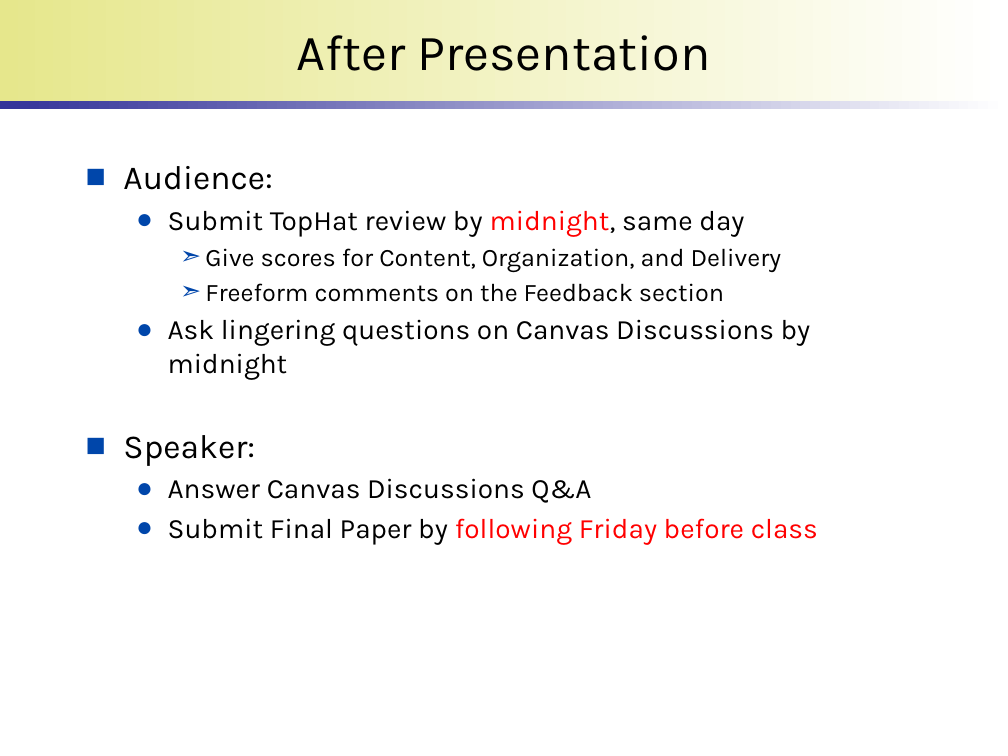
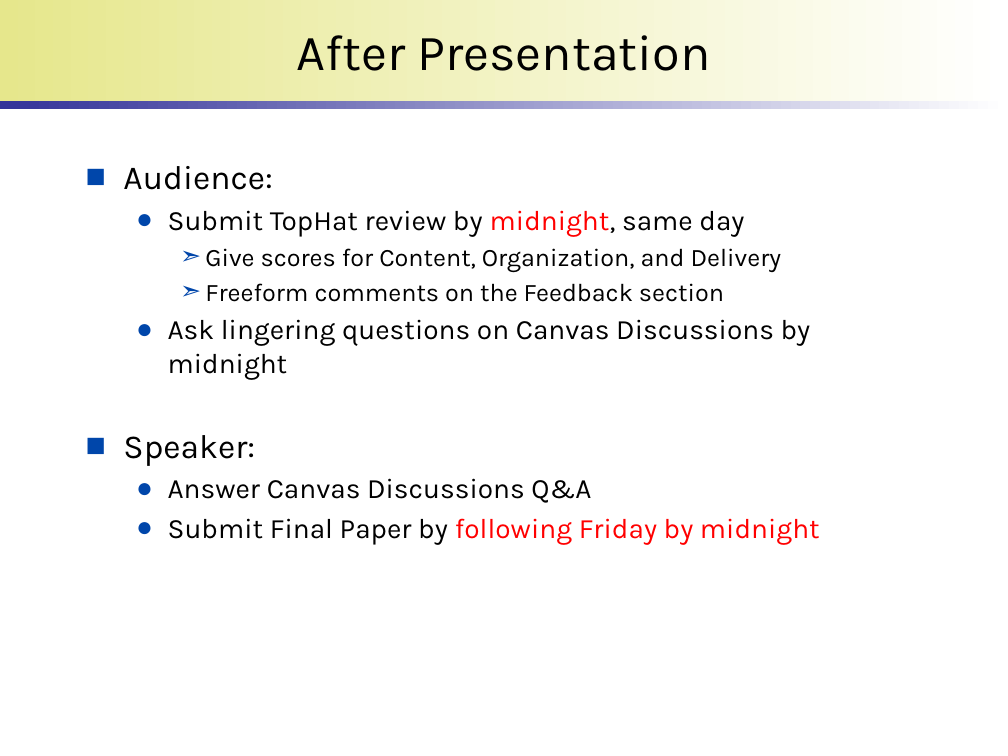
Before and after one commit to wonsunahn/Capstone_Fall2023, a slide deck: slide 10 of lectures/introduction-internship.pptx. Drawn at 1008x756 pixels with LibreOffice and Linux fonts; fonts in the diff are those of the drawing; background and template pictures are left out. Boxes give left, top, right and bottom in pixels: in the first picture for what was removed or moved away, otherwise in the second. Text is boxed around its words. In the diff, an @@ line names an element or a change of style, - is before the commit and + after.

Commit message:
Updated final paper due date

```diff
--- a/lectures/introduction-internship.pptx
+++ b/lectures/introduction-internship.pptx
@@ text at (x1=168, y1=518, x2=820, y2=545): text changed @@
-  ● Submit Final Paper by following Friday before class
+  ● Submit Final Paper by following Friday by midnight
```
Also in this commit, not shown: 1 other file.
